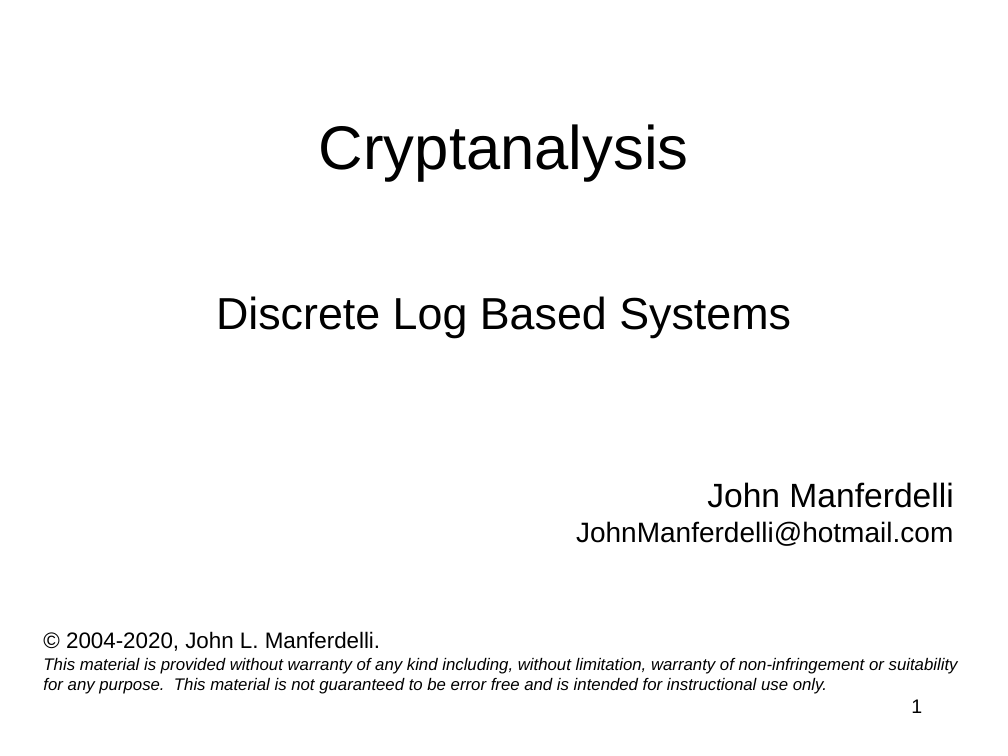
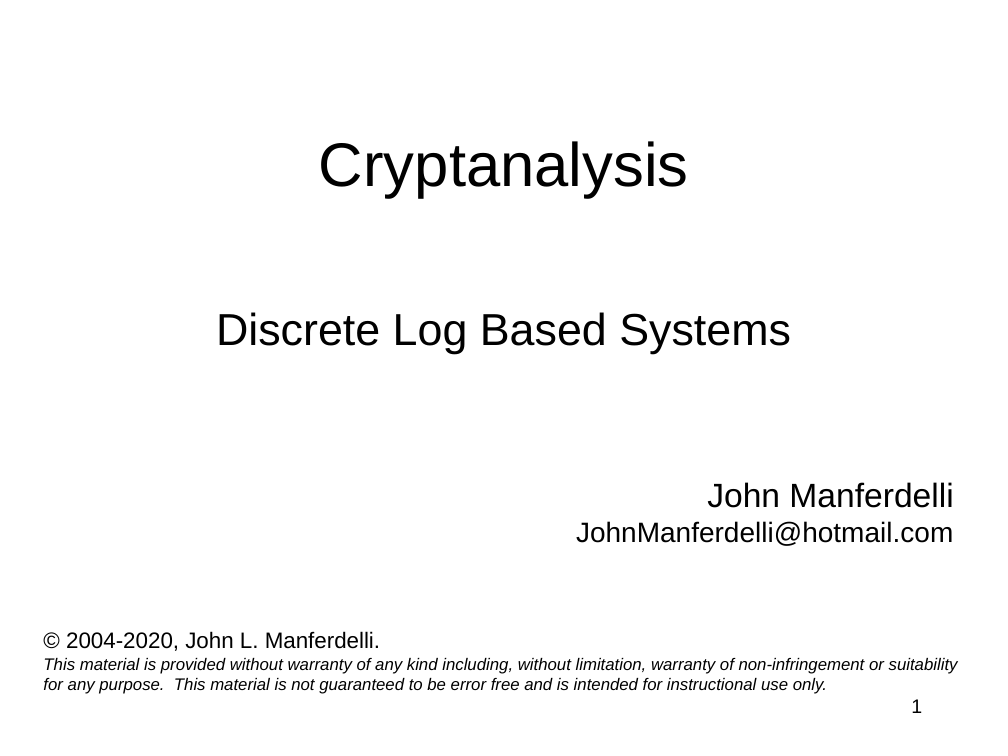
Before and after one commit to jlmucb/class_notes, a slide deck: slide 1 of BerkeleyClass/CS290Spring2013/Lectures/Cryptoclass8.pptx. Drawn at 1008x756 pixels with LibreOffice and Linux fonts; fonts in the diff are those of the drawing. Boxes give left, top, right and bottom in pixels: in the first picture for what was removed or moved away, otherwise in the second. Text is boxed around its words. In the diff, an @@ line names an element or a change of style, - is before the commit and + after.

```diff
--- a/BerkeleyClass/CS290Spring2013/Lectures/Cryptoclass8.pptx
+++ b/BerkeleyClass/CS290Spring2013/Lectures/Cryptoclass8.pptx
@@ text "Cryptanalysis": place and size @@
-text "Cryptanalysis" at [216, 124, 791, 338]
+text "Cryptanalysis" at [216, 141, 791, 354]
```
Also in this commit, not shown: 17 other slides changed, 1 other file.
